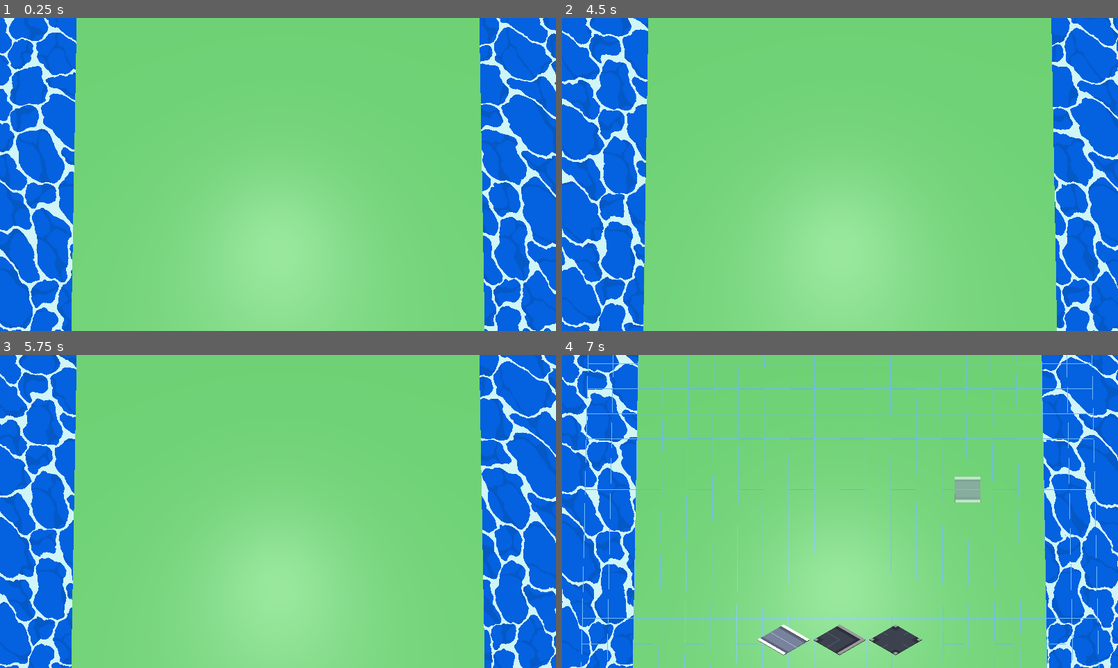
Above: before the commit, frames 1-4 (two rows, left to right).
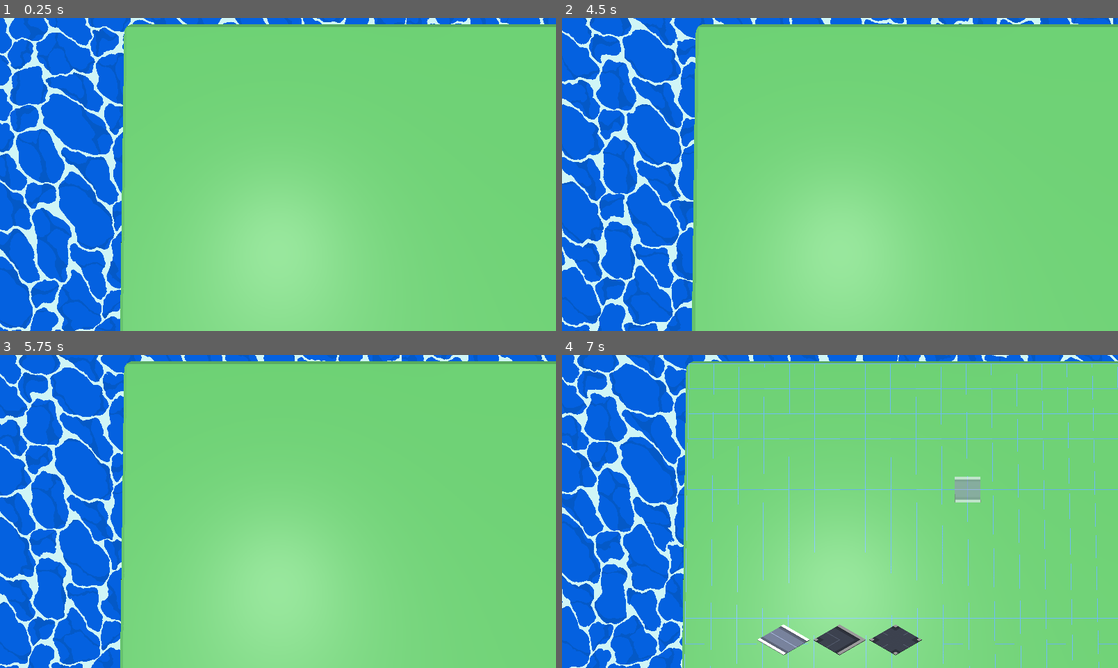
Above: after the commit, the same moments.

Repository: hammeredzombie/idle-city
Game: Godot game, scene res://scenes/world.tscn
Same seed, same stepped clock (60 frames per second), same inputs: the game is played once before the commit and once after it.
Inputs (mouse positions are in pixels of both pictures, inside the frame that each line leads up to):
- Up to frame 1 (0.25 s): no input
- Up to frame 2 (4.5 s): move the mouse to (962, 158) at 0.52 s; hold 2 (build_bend) 0.53-1.28 s; move the mouse to (728, 190) at 1.27 s; tap 3 (build_intersection) at 1.35 s; move the mouse to (895, 105) at 2.02 s; hold 1 (build_straight) 2.03-2.78 s; move the mouse to (812, 237) at 2.77 s; tap S (camera_back) at 2.85 s; move the mouse to (1006, 221) at 3.52 s; tap W (camera_forward) at 3.6 s; move the mouse to (673, 127) at 4.27 s; tap A (camera_left) at 4.35 s
- Up to frame 3 (5.75 s): move the mouse to (305, 511) at 5.02 s; tap D (camera_right) at 5.1 s
- Up to frame 4 (7 s): move the mouse to (756, 433) at 5.77 s; click (756, 433) at 5.85 s; move the mouse to (962, 495) at 6.52 s; hold B (road_build) from 6.53 s (still down)

The runs differ from the first frame. In frame 1, 24% of the frame differs, in the area x 12-100%, y 0-100%; in frame 2, 22%; in frame 3, 24%; in frame 4, 23%.

Commit message:
refactors islands to use islands_array

Diff:
--- a/scenes/island.gd
+++ /dev/null
@@ -1,96 +0,0 @@
-extends GridMap
-class_name Island
-
-@export var starting_point: Vector3i
-@export var dimensions: Array
-
-const max_grid_count: int = 5
-
-@onready var Grid: GridMap = self
-
-enum MESH_INDEX { CENTER, EDGE, CORNER, GRID_OVERLAY }
-enum CARDINAL_DIR { NORTH, EAST, SOUTH, WEST, NORTH_EAST, SOUTH_EAST, SOUTH_WEST, NORTH_WEST }
-
-# North (default, facing -Z)
-const basis_north = Basis(Vector3.UP, deg_to_rad(0))
-# East (90° yaw, facing +X)
-const basis_east = Basis(Vector3.UP, deg_to_rad(90))
-# South (180° yaw, facing +Z)
-const basis_south = Basis(Vector3.UP, deg_to_rad(180))
-# West (270° yaw, facing -X)
-const basis_west = Basis(Vector3.UP, deg_to_rad(270))
-
-
-func _ready() -> void:
-	_build_islands()
-	Global.is_editing.connect(_on_is_editing)
-
-func _build_islands() -> void:
-	var north_index: int = Grid.get_orthogonal_index_from_basis(basis_north)
-	var east_index: int = Grid.get_orthogonal_index_from_basis(basis_east)
-	var south_index: int = Grid.get_orthogonal_index_from_basis(basis_south)
-	var west_index: int = Grid.get_orthogonal_index_from_basis(basis_west)
-	for x in range(-max_grid_count, max_grid_count):
-		for z in range(-max_grid_count, max_grid_count):
-			var cell := Vector3i(x, 0, z)
-			var on_north: bool = z == -max_grid_count
-			var on_south: bool = z ==  max_grid_count - 1
-			var on_east: bool = x == -max_grid_count
-			var on_west: bool = x ==  max_grid_count - 1
-			var direction: int
-			if on_north and on_west:
-				direction = CARDINAL_DIR.NORTH_WEST
-			elif on_north and on_east:
-				direction = CARDINAL_DIR.NORTH_EAST
-			elif on_south and on_east:
-				direction = CARDINAL_DIR.SOUTH_EAST
-			elif on_south and on_west:
-				direction = CARDINAL_DIR.SOUTH_WEST
-			elif on_north:
-				direction = CARDINAL_DIR.NORTH
-			elif on_east:
-				direction = CARDINAL_DIR.EAST
-			elif on_south:
-				direction = CARDINAL_DIR.SOUTH
-			elif on_west:
-				direction = CARDINAL_DIR.WEST
-			else:
-				direction = -1  # interior
-			match direction:
-				# corners
-				CARDINAL_DIR.NORTH_WEST:
-					Grid.set_cell_item(cell, MESH_INDEX.CORNER, west_index)
-				CARDINAL_DIR.NORTH_EAST:
-					Grid.set_cell_item(cell, MESH_INDEX.CORNER, north_index)
-				CARDINAL_DIR.SOUTH_EAST:
-					Grid.set_cell_item(cell, MESH_INDEX.CORNER, east_index)
-				CARDINAL_DIR.SOUTH_WEST:
-					Grid.set_cell_item(cell, MESH_INDEX.CORNER, south_index)
-				# edges (non-corner)
-				CARDINAL_DIR.NORTH:
-					Grid.set_cell_item(cell, MESH_INDEX.EDGE, north_index)
-				CARDINAL_DIR.EAST:
-					Grid.set_cell_item(cell, MESH_INDEX.EDGE, east_index)
-				CARDINAL_DIR.SOUTH:
-					Grid.set_cell_item(cell, MESH_INDEX.EDGE, south_index)
-				CARDINAL_DIR.WEST:
-					Grid.set_cell_item(cell, MESH_INDEX.EDGE, west_index)
-				# interior
-				_:
-					Grid.set_cell_item(cell, MESH_INDEX.CENTER)
-
-func _on_is_editing(is_editing):
-	if is_editing:
-		_show_overlay()
-	else:
-		_hide_overlay()
-
-func _show_overlay():
-	for x in range(-max_grid_count, max_grid_count):
-		for z in range(-max_grid_count, max_grid_count):
-			Grid.set_cell_item(Vector3i(x, 1, z), MESH_INDEX.GRID_OVERLAY)
-
-func _hide_overlay():
-	for x in range(-max_grid_count, max_grid_count):
-		for z in range(-max_grid_count, max_grid_count):
-			Grid.set_cell_item(Vector3i(x, 1, z), -1)
--- a/scenes/island.tscn
+++ /dev/null
@@ -1,8 +0,0 @@
-[gd_scene load_steps=3 format=3 uid="uid://oogv54owp5ht"]
-
-[ext_resource type="MeshLibrary" uid="uid://cwuhipwqysw0" path="res://assets/tiles/island-tiles.tres" id="1_2v8eh"]
-[ext_resource type="Script" uid="uid://bumdd8er3vbmf" path="res://scenes/island.gd" id="2_g61je"]
-
-[node name="Island" type="GridMap"]
-mesh_library = ExtResource("1_2v8eh")
-script = ExtResource("2_g61je")
--- /dev/null
+++ b/scenes/islands.gd
@@ -0,0 +1,115 @@
+extends GridMap
+class_name IslandBuilder
+
+@export var islands: Array[Dictionary]
+@onready var Grid: GridMap = self
+
+enum MESH_INDEX { CENTER, EDGE, CORNER, GRID_OVERLAY }
+enum CARDINAL_DIR { NORTH, EAST, SOUTH, WEST, NORTH_EAST, SOUTH_EAST, SOUTH_WEST, NORTH_WEST }
+
+# North (default, facing -Z)
+const basis_north = Basis(Vector3.UP, deg_to_rad(0))
+# East (90° yaw, facing +X)
+const basis_east = Basis(Vector3.UP, deg_to_rad(90))
+# South (180° yaw, facing +Z)
+const basis_south = Basis(Vector3.UP, deg_to_rad(180))
+# West (270° yaw, facing -X)
+const basis_west = Basis(Vector3.UP, deg_to_rad(270))
+
+
+func _ready() -> void:
+	build_islands()
+	Global.is_editing.connect(_on_is_editing)
+
+func build_islands() -> void:
+	var north_index: int = Grid.get_orthogonal_index_from_basis(basis_north)
+	var east_index: int = Grid.get_orthogonal_index_from_basis(basis_east)
+	var south_index: int = Grid.get_orthogonal_index_from_basis(basis_south)
+	var west_index: int = Grid.get_orthogonal_index_from_basis(basis_west)
+	for island in islands:
+		var start_point: Vector3i = island.start_point
+		var width: int = island.width
+		var length: int = island.length
+		for x in range(start_point.x, start_point.x + width + 1):
+			for z in range(start_point.z, start_point.z + length + 1):
+				var cell := Vector3i(x, 0, z)
+				var direction: int = _get_cell_direction(cell, island)
+				match direction:
+					# corners
+					CARDINAL_DIR.NORTH_WEST:
+						Grid.set_cell_item(cell, MESH_INDEX.CORNER, west_index)
+					CARDINAL_DIR.NORTH_EAST:
+						Grid.set_cell_item(cell, MESH_INDEX.CORNER, north_index)
+					CARDINAL_DIR.SOUTH_EAST:
+						Grid.set_cell_item(cell, MESH_INDEX.CORNER, east_index)
+					CARDINAL_DIR.SOUTH_WEST:
+						Grid.set_cell_item(cell, MESH_INDEX.CORNER, south_index)
+					# edges (non-corner)
+					CARDINAL_DIR.NORTH:
+						Grid.set_cell_item(cell, MESH_INDEX.EDGE, north_index)
+					CARDINAL_DIR.EAST:
+						Grid.set_cell_item(cell, MESH_INDEX.EDGE, east_index)
+					CARDINAL_DIR.SOUTH:
+						Grid.set_cell_item(cell, MESH_INDEX.EDGE, south_index)
+					CARDINAL_DIR.WEST:
+						Grid.set_cell_item(cell, MESH_INDEX.EDGE, west_index)
+					# interior
+					_:
+						Grid.set_cell_item(cell, MESH_INDEX.CENTER)
+
+func _get_cell_direction(cell: Vector3i, island: Dictionary) -> int:
+	var x: int = cell.x
+	var z: int = cell.z
+	var start_point: Vector3i = island.start_point
+	var width: int = island.width
+	var length: int = island.length
+	var on_north: bool = z == start_point.z
+	var on_south: bool = z ==  start_point.z + length
+	var on_east: bool = x == start_point.x
+	var on_west: bool = x ==  start_point.x + width
+	var direction: int
+	if on_north and on_west:
+		direction = CARDINAL_DIR.NORTH_WEST
+	elif on_north and on_east:
+		direction = CARDINAL_DIR.NORTH_EAST
+	elif on_south and on_east:
+		direction = CARDINAL_DIR.SOUTH_EAST
+	elif on_south and on_west:
+		direction = CARDINAL_DIR.SOUTH_WEST
+	elif on_north:
+		direction = CARDINAL_DIR.NORTH
+	elif on_east:
+		direction = CARDINAL_DIR.EAST
+	elif on_south:
+		direction = CARDINAL_DIR.SOUTH
+	elif on_west:
+		direction = CARDINAL_DIR.WEST
+	else:
+		direction = -1  # interior
+	return direction
+
+func _on_is_editing(is_editing):
+	if is_editing:
+		_show_overlay()
+	else:
+		_hide_overlay()
+
+func _show_overlay():
+	for island in islands:
+		var start_point: Vector3i = island.start_point
+		var width: int = island.width
+		var length: int = island.length
+		for x in range(start_point.x + 1, start_point.x + width):
+			for z in range(start_point.z + 1, start_point.z + length):
+				var cell = Vector3i(x, 1, z)
+				Grid.set_cell_item(cell, MESH_INDEX.GRID_OVERLAY)
+
+func _hide_overlay():
+	for island in islands:
+		var start_point: Vector3i = island.start_point
+		var width: int = island.width
+		var length: int = island.length
+		for x in range(start_point.x + 1, start_point.x + width):
+			for z in range(start_point.z + 1, start_point.z + length):
+				var cell = Vector3i(x, 1, z)
+				Grid.set_cell_item(cell, -1)
--- /dev/null
+++ b/scenes/islands.tscn
@@ -0,0 +1,8 @@
+[gd_scene load_steps=3 format=3 uid="uid://oogv54owp5ht"]
+
+[ext_resource type="MeshLibrary" uid="uid://cwuhipwqysw0" path="res://assets/tiles/island-tiles.tres" id="1_euyav"]
+[ext_resource type="Script" uid="uid://bumdd8er3vbmf" path="res://scenes/islands.gd" id="2_gloag"]
+
+[node name="Islands" type="GridMap"]
+mesh_library = ExtResource("1_euyav")
+script = ExtResource("2_gloag")
--- a/scenes/world.gd
+++ b/scenes/world.gd
@@ -1,4 +1,15 @@
 extends Node3D
 
+var islands_array: Array[Dictionary] = [
+	{
+		'start_point':Vector3i(-4,0,-4),
+		'width': 10,
+		'length': 10
+	}
+]
+
+@onready var Islands: IslandBuilder = get_node('Islands')
+
 func _ready() -> void:
-	pass
+	Islands.islands = islands_array
+	Islands.build_islands()
--- a/scenes/world.tscn
+++ b/scenes/world.tscn
@@ -3,7 +3,7 @@
 [ext_resource type="Script" uid="uid://d3d2torvxohp" path="res://scenes/world.gd" id="1_rwgxs"]
 [ext_resource type="PackedScene" uid="uid://c8ht2n0hhlonv" path="res://scenes/environment/sea.tscn" id="3_4wyf3"]
 [ext_resource type="Script" uid="uid://jp2mpf2cjxx1" path="res://scenes/camera.gd" id="4_71j4m"]
-[ext_resource type="PackedScene" uid="uid://oogv54owp5ht" path="res://scenes/island.tscn" id="4_k0juu"]
+[ext_resource type="PackedScene" uid="uid://oogv54owp5ht" path="res://scenes/islands.tscn" id="4_k0juu"]
 [ext_resource type="PackedScene" uid="uid://1c6n06fw2w8x" path="res://scenes/road.tscn" id="5_qfnet"]
 
 [sub_resource type="ProceduralSkyMaterial" id="ProceduralSkyMaterial_71j4m"]
@@ -34,12 +34,11 @@
 [node name="WorldEnvironment" type="WorldEnvironment" parent="."]
 environment = SubResource("Environment_71j4m")
 
-[node name="Island" parent="." instance=ExtResource("4_k0juu")]
-metadata/_editor_floor_ = Vector3(0, 1, 0)
-
 [node name="Road" parent="." instance=ExtResource("5_qfnet")]
 transform = Transform3D(1, 0, 0, 0, 1, 0, 0, 0, 1, 0.5, 1.53, 0.5)
 data = {
 "cells": PackedInt32Array(32, 65484, 1441801)
 }
 metadata/_editor_floor_ = Vector3(0, 0, 0)
+
+[node name="Islands" parent="." instance=ExtResource("4_k0juu")]
Renamed: scenes/island.gd.uid -> scenes/islands.gd.uid
